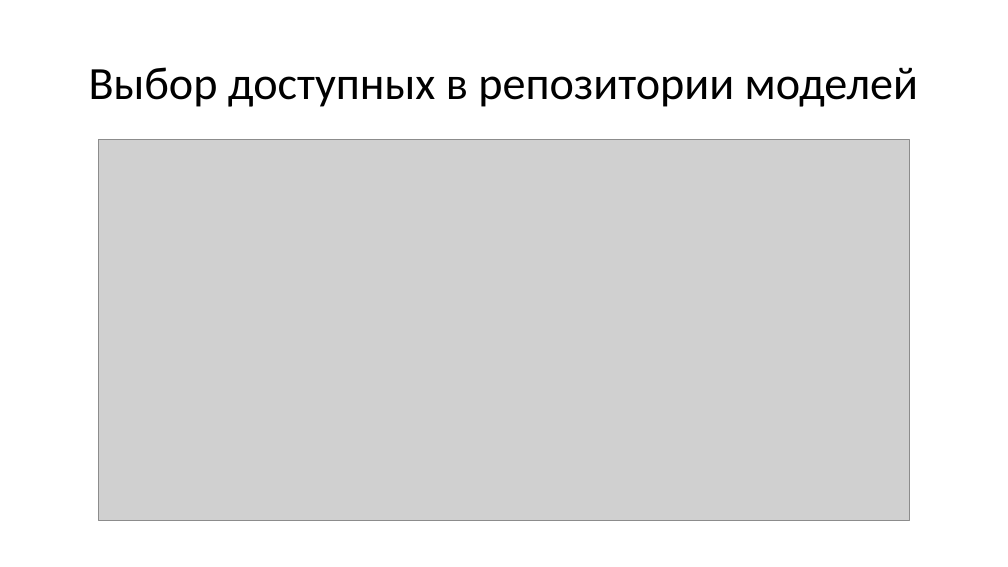
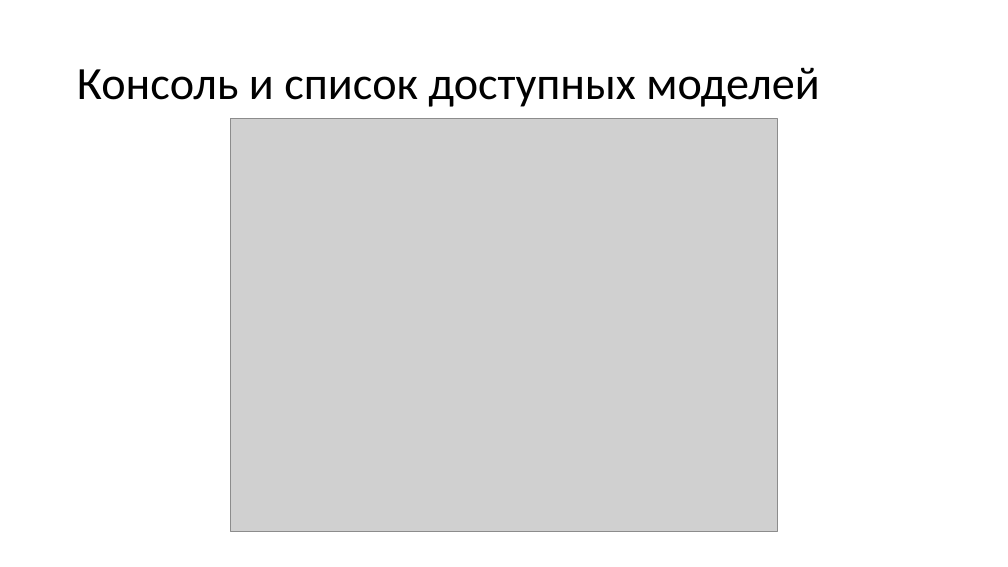
Before and after one commit to RexTremendaeMajestatis/Presentations, a slide deck: slide 9 of REAL.NET.pptx. Drawn at 1008x567 pixels with LibreOffice and Linux fonts; fonts in the diff are those of the drawing; grey boxes stand for pictures. Boxes give left, top, right and bottom in pixels: in the first picture for what was removed or moved away, otherwise in the second. Text is boxed around its words. In the diff, an @@ line names an element or a change of style, - is before the commit and + after.

Commit message:
Finished

```diff
--- a/REAL.NET.pptx
+++ b/REAL.NET.pptx
@@ title at (x1=77, y1=67, x2=819, y2=107): text changed @@
-Выбор доступных в репозитории моделей
+Консоль и список доступных моделей
@@ picture resized from (x1=99, y1=140, x2=910, y2=520) to (x1=231, y1=119, x2=777, y2=532) @@
```
Also in this commit, not shown: 1 other slide changed.
